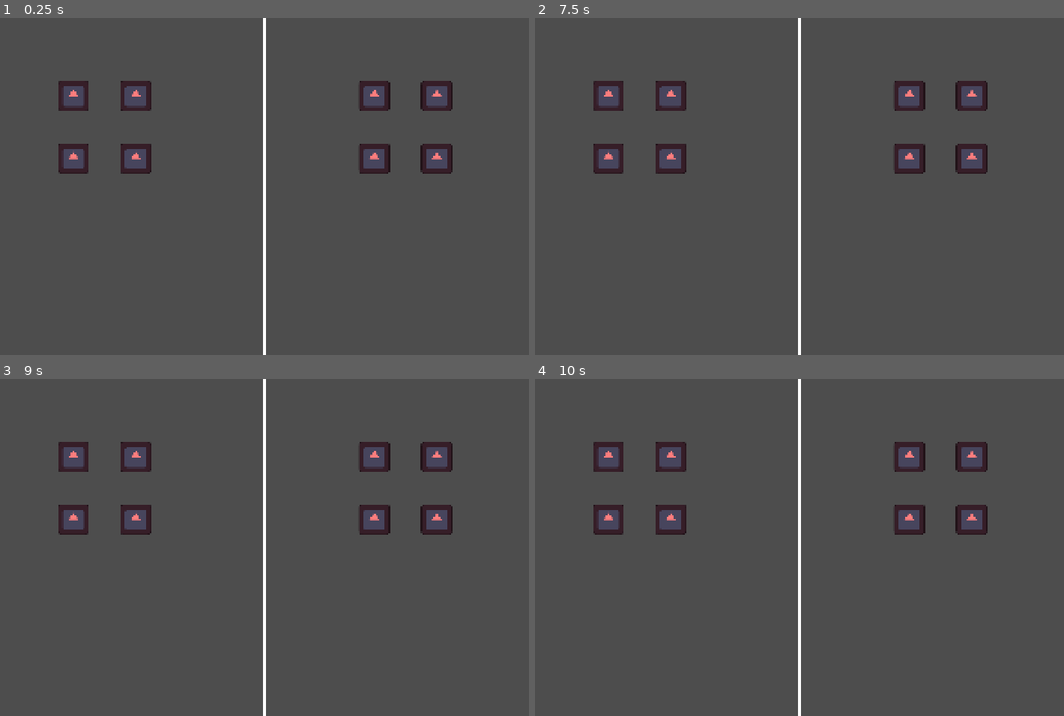
Above: before the commit, frames 1-4 (two rows, left to right).
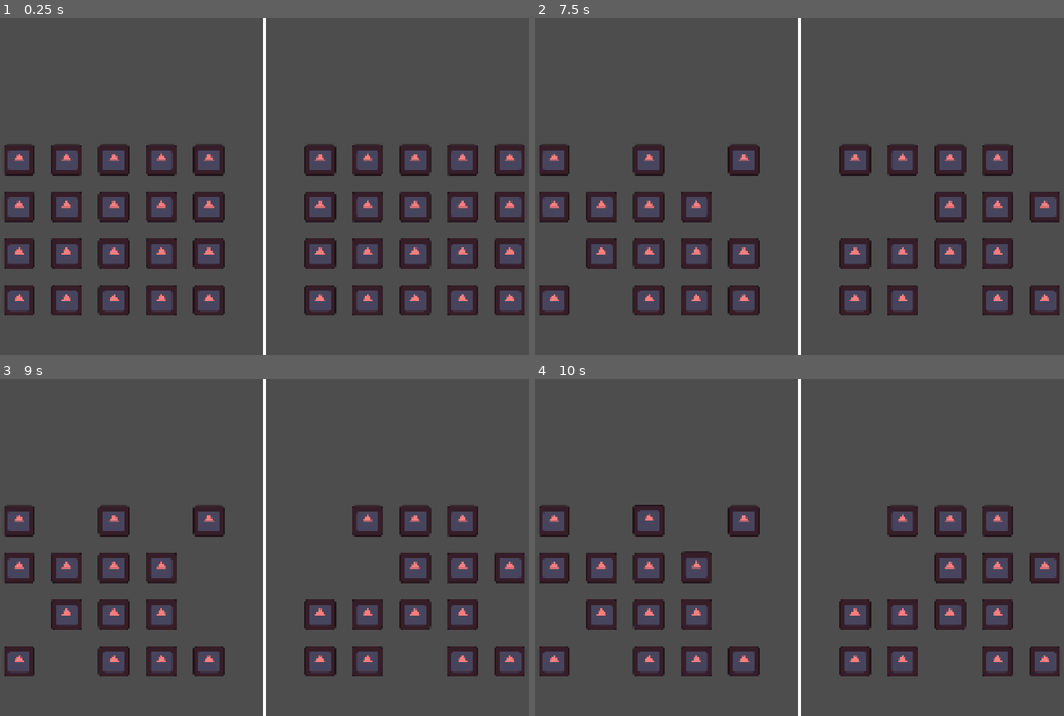
Above: after the commit, the same moments.

Repository: PixelSaver/steakbite
Game: Godot game, scene res://scenes/main.tscn
The game is run twice, just before and just after one commit, with the same random seed, the same clock (stepped at 60 frames per second) and the same inputs. The engine's default icon, where the game draws it, is replaced by a stand-in: a white triangle on a blue panel in a dark square.
Inputs (mouse positions are in pixels of both pictures, inside the frame that each line leads up to):
- Up to frame 1 (0.25 s): no input
- Up to frame 2 (7.5 s): click (609, 95) at 0.52 s; tap Enter at 1.25, 2.75, 4.25 s; move the mouse to (931, 169) at 1.27 s; hold Right 1.28-2 s; hold 1 (1) 1.28-2 s; click (931, 169) at 1.42 s; tap Space at 2, 3.5, 5 s; drag from (677, 203) to (767, 253) at 2.02 s; move the mouse to (857, 112) at 2.77 s; hold Right 2.78-3.5 s; hold Mouse wheel down (scroll_down) 2.78-3.5 s; tap 1 (1) at 3.05 s; drag from (767, 253) to (619, 135) at 3.52 s; move the mouse to (979, 237) at 4.27 s; hold Left 4.28-5 s; hold 1 (1) 4.28-5 s; tap 2 at 4.35 s; drag from (619, 135) to (709, 102) at 5.02 s; move the mouse to (831, 186) at 5.77 s; hold Down 5.78-6.5 s; hold 1 (1) 5.78-6.5 s; tap 4 at 5.85 s; click (831, 186) at 5.92 s; drag from (709, 102) to (677, 203) at 6.52 s; move the mouse to (931, 169) at 7.27 s; hold Up from 7.28 s (still down); hold 1 (1) from 7.28 s (still down); tap 6 at 7.35 s
- Up to frame 3 (9 s): release Up at 8 s; release 1 (1) at 8 s; drag from (142, 564) to (232, 614) at 8.02 s; move the mouse to (322, 473) at 8.77 s; hold Down from 8.78 s (still down); hold 1 (1) from 8.78 s (still down); tap 8 at 8.85 s
- Up to frame 4 (10 s): release Down at 9.5 s; release 1 (1) at 9.5 s; drag from (767, 614) to (619, 496) at 9.52 s

The runs differ from the first frame. In frame 1, 14% of the frame differs, in the area x 0-100%, y 18-89%; in frame 2, 12%; in frame 3, 11%; in frame 4, 11%.

Commit message:
Added visual tilemap and internal steak data system to game.gd

Diff:
--- /dev/null
+++ b/scenes/game/game.gd
@@ -0,0 +1,146 @@
+@tool
+extends AspectRatioContainer
+class_name GameContainer
+
+enum TileType {
+	EMPTY,
+	STEAK_GOOD,
+	STEAK_BAD,
+}
+
+## x, y size
+@export var tilemap : TileMapLayer
+@export var map_size := Vector2i(5, 4)
+@export var margin_bottom : int = 100
+@export var margin_sides : int = 100
+@export var num_poisoned := 8
+@export_tool_button("Update Tilemap") var update_tilemap_button = update_tilemap_action
+var map : Array[Array]
+## Randomized queue of clean steaks
+var clean_steaks : Array[Vector2i]
+var atlas_coords : Dictionary[TileType, Vector2i] = {
+	TileType.EMPTY: Vector2i(0,0),
+	TileType.STEAK_GOOD: Vector2i(0,0),
+	TileType.STEAK_BAD: Vector2i(0,0),
+}
+
+func _ready() -> void:
+	SignalBus.game_start.connect(_on_game_start)
+	_on_game_start()
+
+#region Internal functions
+func _on_game_start() -> void:
+	update_map()
+	update_poisoned()
+	update_tilemap()
+
+func update_map() -> void:
+	map = []
+	for y in range(map_size.y):
+		var row := []
+		row.resize(map_size.x)
+		row.fill(TileType.STEAK_GOOD)
+		map.append(row)
+
+func update_poisoned() -> void:
+	clean_steaks.clear()
+	for y in range(map_size.y):
+		for x in range(map_size.x):
+			clean_steaks.append(Vector2i(x, y))
+
+	clean_steaks.shuffle()
+	for i in range(num_poisoned):
+		var p = clean_steaks.pop_front()
+		set_tile(p, TileType.STEAK_BAD)
+func update_tilemap() -> void:
+	var container_size := tilemap.get_viewport_rect().size
+	tilemap.position = Vector2(
+		margin_sides,
+		container_size.y - margin_bottom
+	)
+	tilemap.tile_set.tile_size = Vector2(
+		(container_size.x - 2*margin_sides) / map_size.x,
+		150
+	)
+	tilemap.clear()
+	for y in range(map_size.y):
+		for x in range(map_size.x):
+			var pos = Vector2i(x, y)
+			var tile = get_tile(pos)
+			set_tilemap_visual(pos, tile)
+func update_tilemap_action() -> void:
+	_on_game_start()
+
+func _clamp_pos(v:Vector2i) -> Vector2i:
+	v.x = clampi(v.x, 0, map_size.x-1)
+	v.y = clampi(v.y, 0, map_size.y-1)
+	return v
+#endregion
+
+#region Interaction with the tilemaplayer
+func to_tilemap_pos(pos: Vector2i) -> Vector2i:
+	pos = _clamp_pos(pos)
+	pos.y = -1 - pos.y
+	return pos
+
+func set_tilemap_visual(pos: Vector2i, tile: TileType) -> void:
+	var tilemap_pos = to_tilemap_pos(pos)
+	if tile == TileType.EMPTY:
+		tilemap.erase_cell(tilemap_pos)
+	else:
+		tilemap.set_cell(tilemap_pos, 1, Vector2i(0, 0), 1)
+		tilemap.update_internals()
+#endregion
+
+#region external api
+func get_num_poisoned() -> int:
+	var count := 0
+	for row in map:
+		for tile in row:
+			if tile == TileType.STEAK_BAD:
+				count += 1
+	return count
+func get_random_position() -> Vector2i:
+	return Vector2i(
+		randi_range(0, map_size.x),
+		randi_range(0, map_size.y)
+	)
+
+func set_tile(pos: Vector2i, tile: TileType) -> void:
+	pos = _clamp_pos(pos)
+	if tile == map[pos.y][pos.x]: return
+	if tile == TileType.STEAK_GOOD and \
+			clean_steaks.find(pos) == -1:
+		clean_steaks.append(tile)
+		clean_steaks.shuffle()
+	map[pos.y][pos.x] = tile
+	update_tilemap()
+
+func get_tile(pos: Vector2i) -> TileType:
+	pos = _clamp_pos(pos)
+	return map[pos.y][pos.x]
+
+func flip_tile(pos: Vector2i) -> void:
+	pos = _clamp_pos(pos)
+	var t = get_tile(pos)
+	var new_t = TileType.EMPTY
+	if t == TileType.STEAK_GOOD:
+		new_t = TileType.STEAK_BAD
+	elif t == TileType.STEAK_GOOD:
+		new_t = TileType.STEAK_GOOD
+	set_tile(pos, new_t)
+	update_tilemap()
+
+## Empties steak position and returns the position
+func eat_steak(pos: Vector2i) -> TileType:
+	pos = _clamp_pos(pos)
+	var out = get_tile(pos)
+	set_tile(pos, TileType.EMPTY)
+	update_tilemap()
+	return out
+#endregion
+
+func _input(event: InputEvent) -> void:
+	if OS.is_debug_build() and event.is_action_pressed("1"):
+		var p = get_random_position()
+		eat_steak(p)
--- a/scenes/game/game.tscn
+++ b/scenes/game/game.tscn
@@ -1,5 +1,6 @@
 [gd_scene format=3 uid="uid://dnjyx1trtl6w3"]
 
+[ext_resource type="Script" uid="uid://dpom2om6wlfbw" path="res://scenes/game/game.gd" id="1_0sr1o"]
 [ext_resource type="Texture2D" uid="uid://b2oese3sm7bus" path="res://assets/icon.svg" id="1_7h61r"]
 [ext_resource type="PackedScene" uid="uid://bihaevdpdwn35" path="res://scenes/tiles/steak_tile.tscn" id="2_0sr1o"]
 
@@ -8,10 +9,10 @@
 scenes/1/scene = ExtResource("2_0sr1o")
 
 [sub_resource type="TileSet" id="TileSet_gkedh"]
-tile_size = Vector2i(100, 100)
+tile_size = Vector2i(192, 150)
 sources/1 = SubResource("TileSetScenesCollectionSource_62g8b")
 
-[node name="GameCont" type="AspectRatioContainer" unique_id=676852240]
+[node name="GameCont" type="AspectRatioContainer" unique_id=676852240 node_paths=PackedStringArray("tilemap")]
 anchors_preset = 4
 anchor_top = 0.5
 anchor_bottom = 0.5
@@ -22,6 +23,8 @@
 size_flags_horizontal = 3
 ratio = 0.8889
 stretch_mode = 1
+script = ExtResource("1_0sr1o")
+tilemap = NodePath("Game/SubViewport/TileMapLayer")
 
 [node name="Game" type="SubViewportContainer" parent="." unique_id=645014815]
 layout_mode = 2
@@ -49,6 +52,6 @@
 texture = ExtResource("1_7h61r")
 
 [node name="TileMapLayer" type="TileMapLayer" parent="Game/SubViewport" unique_id=1539185403]
-tile_map_data = PackedByteArray(0, 0, 3, 0, 2, 0, 1, 0, 0, 0, 0, 0, 1, 0, 5, 0, 2, 0, 1, 0, 0, 0, 0, 0, 1, 0, 3, 0, 4, 0, 1, 0, 0, 0, 0, 0, 1, 0, 5, 0, 4, 0, 1, 0, 0, 0, 0, 0, 1, 0)
+position = Vector2(0, 1080)
 tile_set = SubResource("TileSet_gkedh")
 navigation_enabled = false
Not shown, added: scenes/game/game.gd.uid
